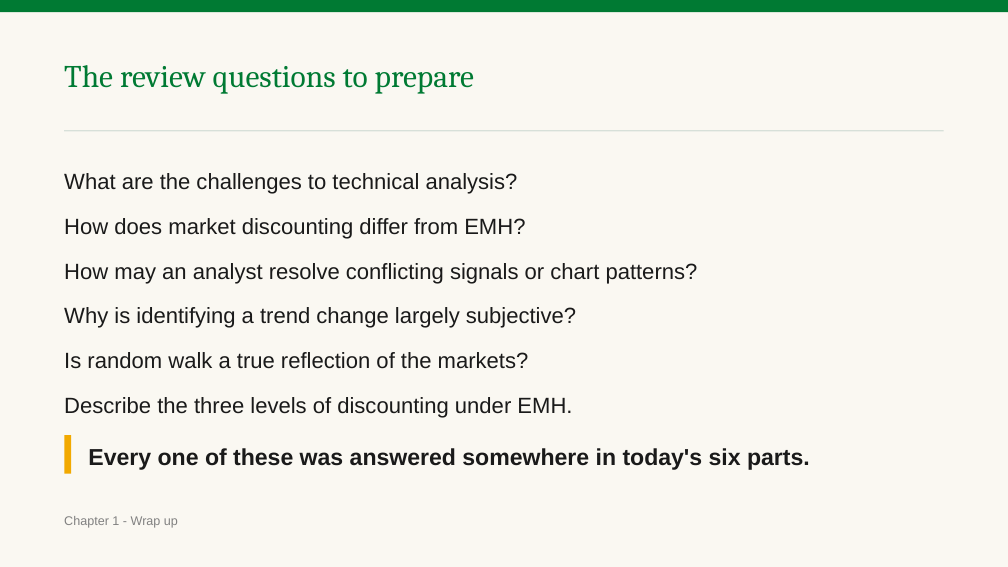
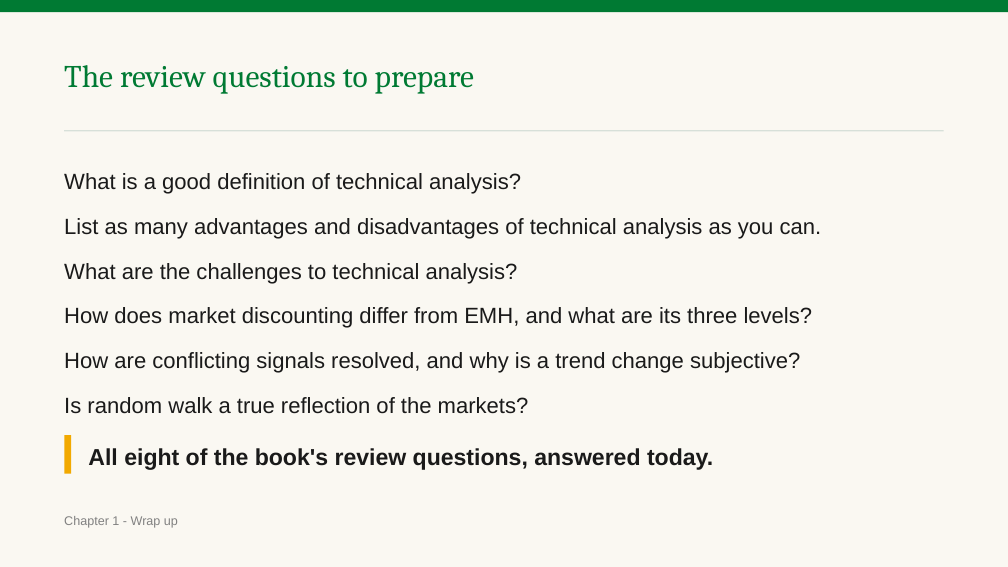
Before and after one commit to benjiesotelo-sudo/Telos_FIN1209, a slide deck: slide 208 of chapter-01/FIN1209-Chapter-01.pptx. Drawn at 1008x567 pixels with LibreOffice and Linux fonts; fonts in the diff are those of the drawing. Boxes give left, top, right and bottom in pixels: in the first picture for what was removed or moved away, otherwise in the second. Text is boxed around its words. In the diff, an @@ line names an element or a change of style, - is before the commit and + after.

```diff
--- a/chapter-01/FIN1209-Chapter-01.pptx
+++ b/chapter-01/FIN1209-Chapter-01.pptx
@@ text at [64, 173, 822, 239]: paragraphs added @@
+What is a good definition of technical analysis?
+List as many advantages and disadvantages of technical analysis as you can.
@@ text at [64, 307, 813, 373]: text changed @@
-How does market discounting differ from EMH?
-How may an analyst resolve conflicting signals or chart patterns?
-Why is identifying a trend change largely subjective?
+How does market discounting differ from EMH, and what are its three levels?
+How are conflicting signals resolved, and why is a trend change subjective?
@@ text at [64, 397, 572, 418]: paragraph removed @@
-Describe the three levels of discounting under EMH.
@@ text at [88, 448, 713, 470]: text changed @@
-Every one of these was answered somewhere in today's six parts.
+All eight of the book's review questions, answered today.
```
Also in this commit, not shown: 8 other slides changed, 5 other files.
